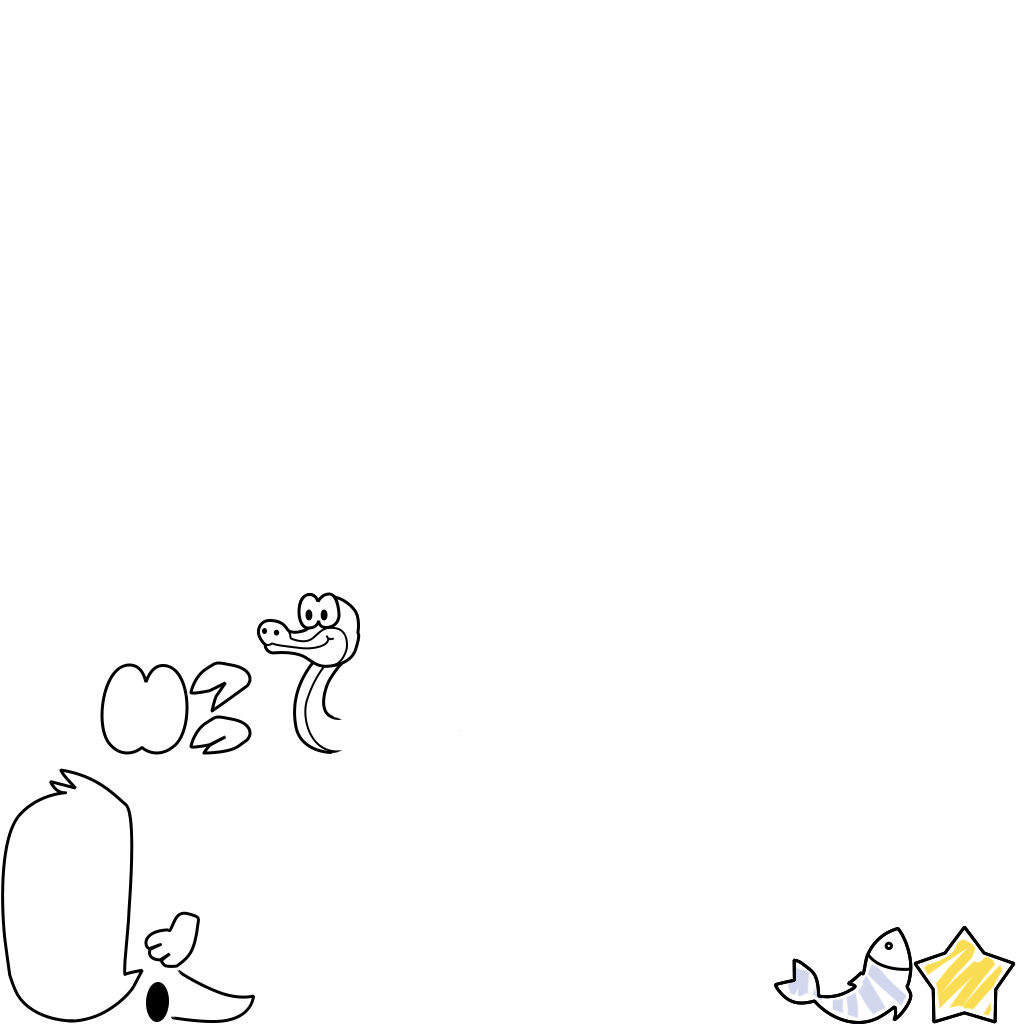
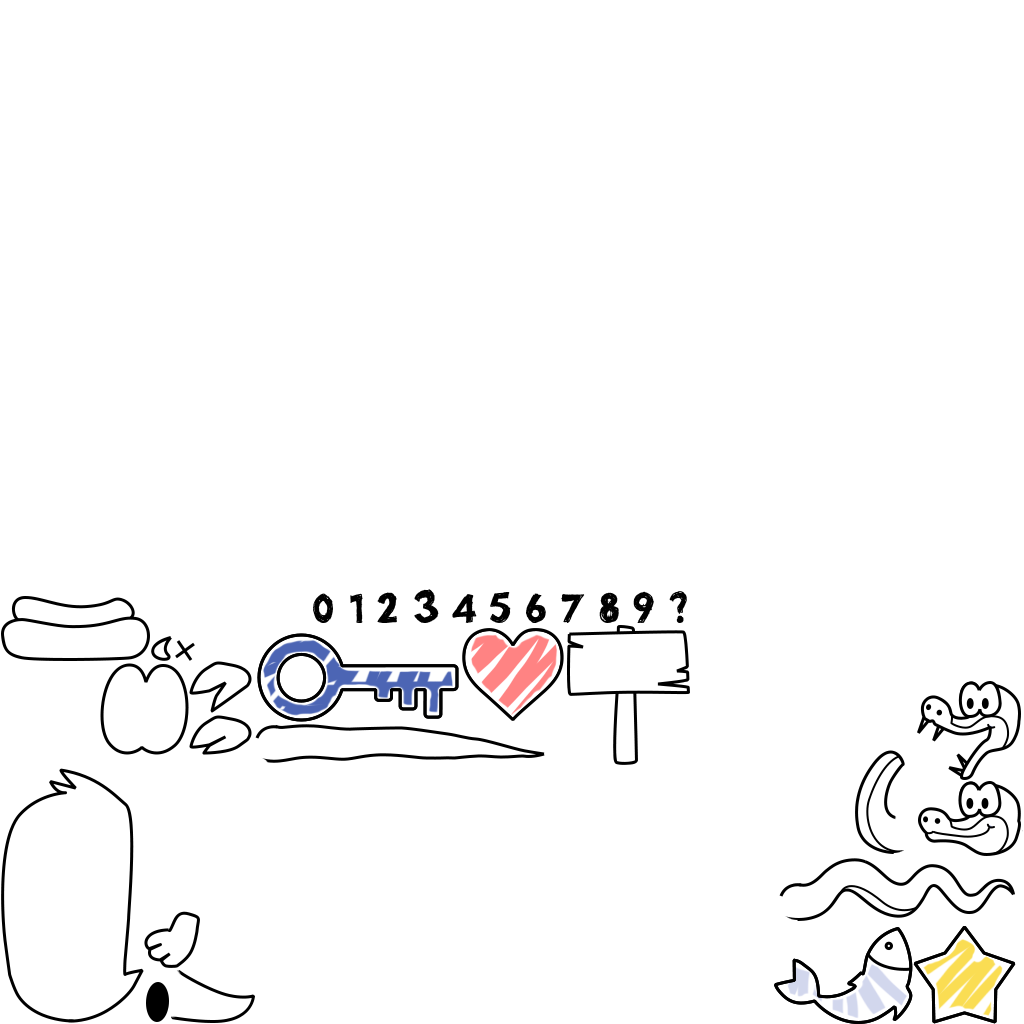
Comparing the layer stacks of the two 1024x1024 images. Changes:
added group "Heart" with 3 layers above "Слой 10" over [445, 605, 590, 759]
added layer "Слой 11" (50%) in group "Heart" over [445, 605, 590, 759]
added group "Key" with 3 layers above "Фигура 13" over [255, 590, 493, 760]
added layer "Слой 9" in group "Key" over [255, 590, 493, 760]
moved "Snake копия" out of group "Character sprites" over [2, 594, 1023, 920]
painted on "Эллипс 2 копия" (3rd of 3, in "Snake копия" › "head") over [321, 610, 988, 808]
painted on "Эллипс 2" (3rd of 3, in "Snake копия" › "head") over [306, 610, 973, 808]
painted on "Фигура 9" (2nd of 4, in "Snake копия" › "head") over [299, 594, 1000, 817]
painted on "Фигура 4" (2nd of 2, in "Snake копия" › "head") over [285, 626, 1008, 855]
painted on "Эллипс 1 копия" (2nd of 3, in "Snake копия" › "head") over [274, 630, 940, 823]
painted on "Эллипс 1" (2nd of 3, in "Snake копия" › "head") over [263, 629, 928, 822]
painted on "Фигура 8" (2nd of 4, in "Snake копия" › "head") over [265, 643, 933, 834]
painted on "Фигура 7" (2nd of 4, in "Snake копия" › "head") over [327, 636, 994, 828]
painted on "Фигура 6" (2nd of 4, in "Snake копия" › "head") over [273, 640, 989, 837]
painted on "Фигура 3" (2nd of 5, in "Snake копия" › "head") over [258, 594, 1020, 855]
painted on "Фигура 2" (1st of 6, in "Snake копия" › "body 1 копия") over [305, 656, 1014, 852]
painted on "Фигура 1" (1st of 6, in "Snake копия" › "body 1 копия") over [294, 652, 1023, 853]
added group "body 1 копия 2" with 2 layers in group "Snake копия" over [255, 661, 544, 762]
added layer "Фигура 1" (2nd of 6, in "Snake копия" › "body 1 копия 2") in group "body 1 копия 2" over [255, 661, 544, 762]
showed group "body 1" (2 layers) over [294, 651, 1014, 920]
painted on "Фигура 2" (3rd of 6, in "Snake копия" › "body 1") over [309, 651, 916, 920]
painted on "Фигура 1" (3rd of 6, in "Snake копия" › "body 1") over [294, 652, 1014, 920]
…and 29 more changes (29 added)
